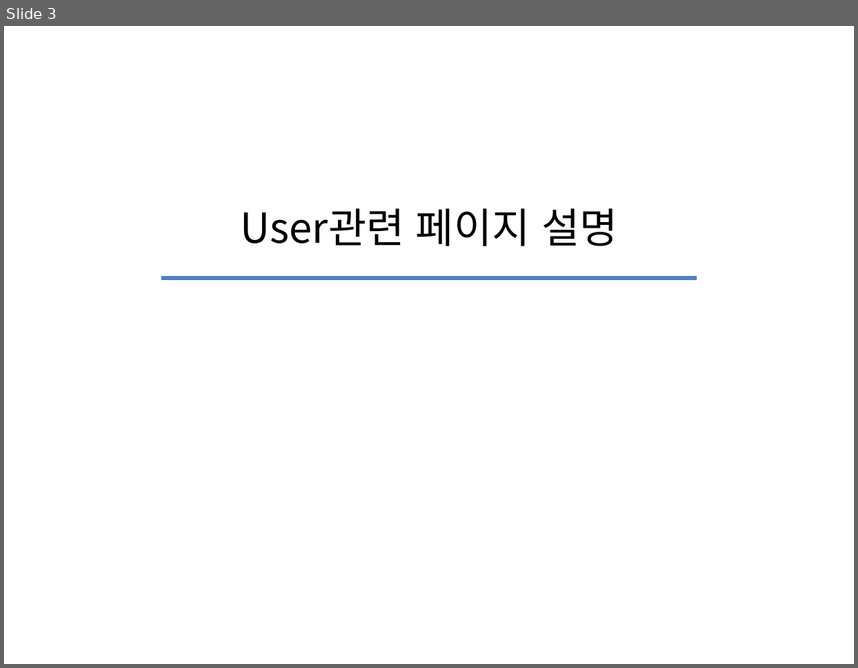
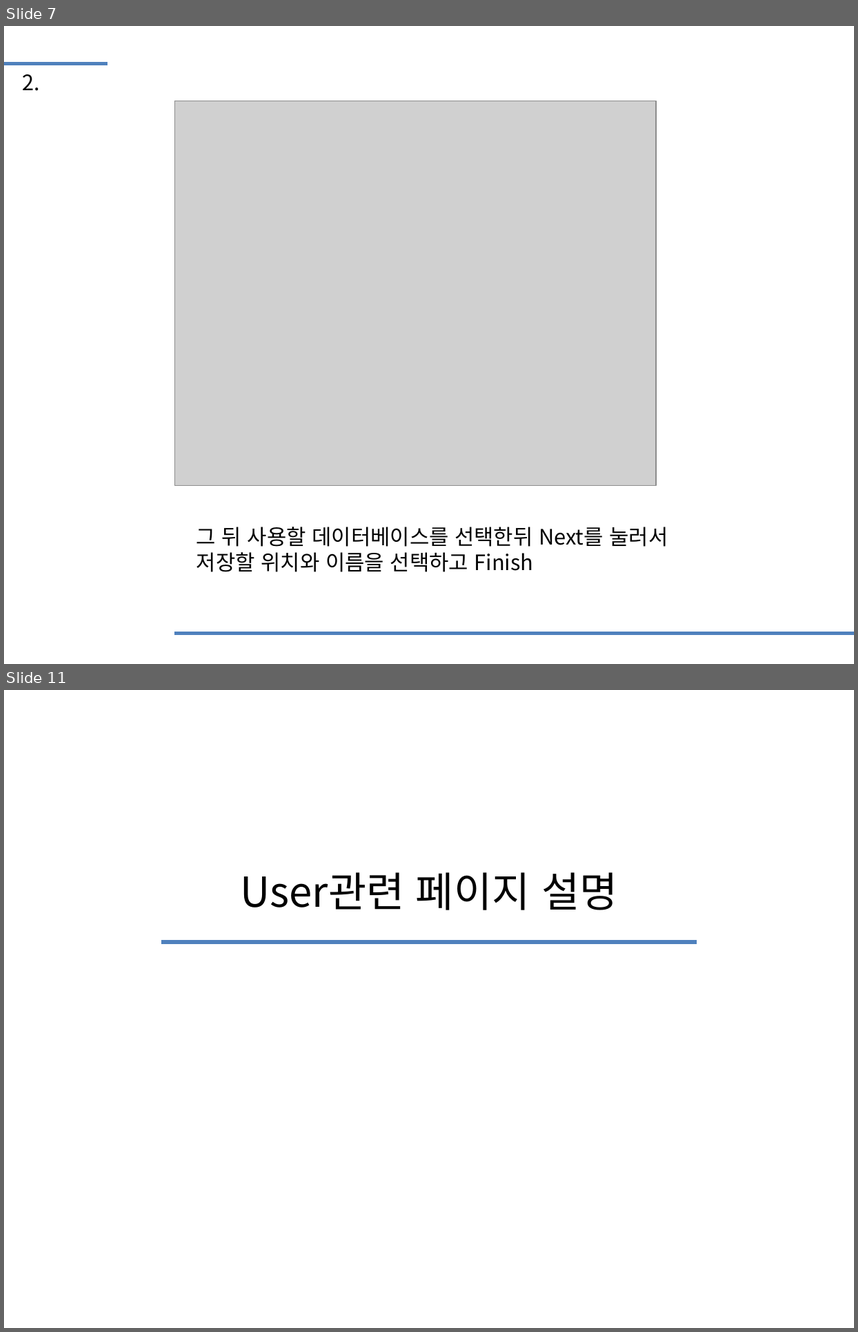
Before and after one commit to moon70717/iot_spring, a slide deck: iot_spring2/src/main/webapp/WEB-INF/views/db/main/iot_study2.pptx. Shown one above the other, each under a label of ours: slide 3 before the commit, slides 7 and 11 after it; the slides between them are not shown. The pictures are 858x668 and 858x1332 pixels, drawn with LibreOffice and Linux fonts; fonts in the diff are those of the drawing; grey boxes stand for pictures. Boxes give left, top, right and bottom in pixels: in the first picture for what was removed or moved away, otherwise in the second. Text is boxed around its words. In the diff, an @@ line names an element or a change of style, - is before the commit and + after.

```diff
--- a/iot_spring2/src/main/webapp/WEB-INF/views/db/main/iot_study2.pptx
+++ b/iot_spring2/src/main/webapp/WEB-INF/views/db/main/iot_study2.pptx
@@ slide 7 added at (x1=4, y1=26, x2=854, y2=664), background #FFFFFF @@
@@ line added from (4, 63) to (107, 63), #4F81BD 3 pt @@
@@ text added at (x1=23, y1=74, x2=41, y2=91), 18 pt, text #000000 @@
+2.
@@ picture added at (x1=175, y1=101, x2=656, y2=485) @@
@@ text added at (x1=197, y1=526, x2=668, y2=572), 18 pt, text #000000 @@
+그 뒤 사용할 데이터베이스를 선택한뒤 Next를 눌러서
+저장할 위치와 이름을 선택하고 Finish
@@ line added from (175, 633) to (854, 633), #4F81BD 3 pt @@
@@ what was slide 3 is now slide 11 @@
```
Also in this commit, not shown: 1 slide changed, 8 other slides added, 1 slide removed, 6 other files.
